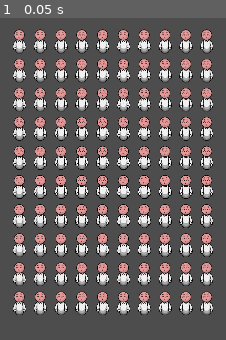
Above: before the commit, frame 1.
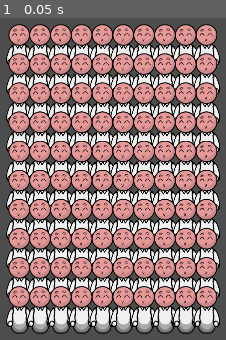
Above: after the commit, the same moment.

Repository: remimorvan/assemblee-nationale-simulator
Game: Godot game, scene res://scenes/game.tscn
Two runs of this game, one before a commit and one after it. Both use one fixed random seed, a clock stepped at 60 frames per second and the inputs below.
Inputs:
- Up to frame 1 (0.05 s): no input

The runs differ from the first frame. In frame 1, 73% of the frame differs, in the area x 2-98%, y 1-99%.

Commit message:
retirer les uid du gitignore

Diff:
--- a/scripts/hemicycle.gd
+++ b/scripts/hemicycle.gd
@@ -15,7 +15,7 @@
 func _process(delta: float) -> void:
 	pass
 
-# Exemple de comment on fait un nouveau noeud au run time
+# Crée et place le MP
 func new_mp(seat: int):
 	var x = seat%width
 	var y = seat/width
@@ -37,8 +37,8 @@
 
 	# modify position so that it is on a grid
 	mp.global_position = Vector2(center.x+float(x-width/2)*50.,center.y+float(y-height/2)*70.)
-	mp.scale.x = 0.5
-	mp.scale.y = 0.5
+	#mp.scale.x = 0.5
+	#mp.scale.y = 0.5
 
 	# et pour suprimer :
 	#mp.queue_free()
Not shown: 1 places in scenes/card.tscn that only renumber resources
Not shown: 1 places in scenes/game.tscn that only renumber resources
Not shown: 1 places in scenes/mp.tscn that only renumber resources
Not shown, added: scripts/deck.gd.uid
